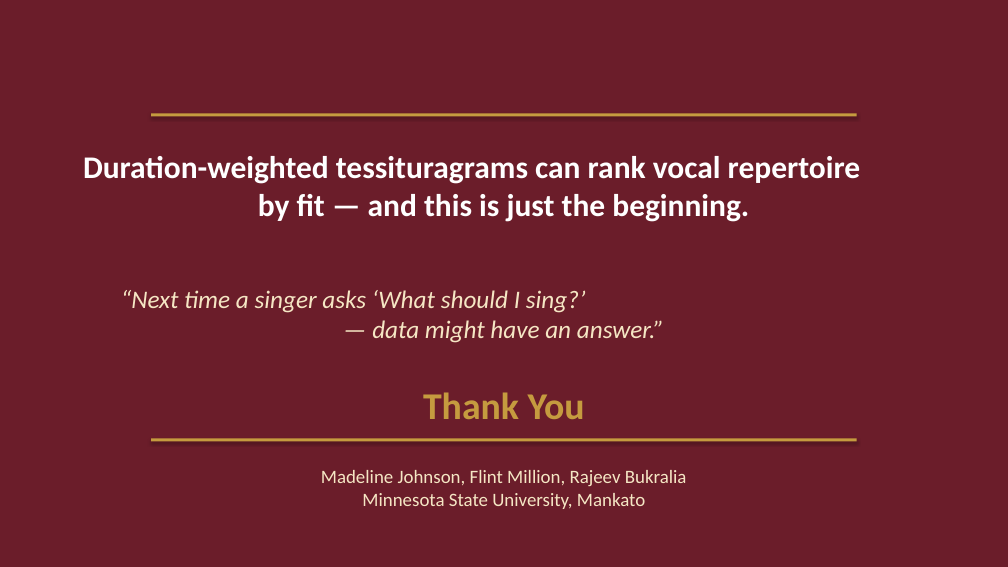
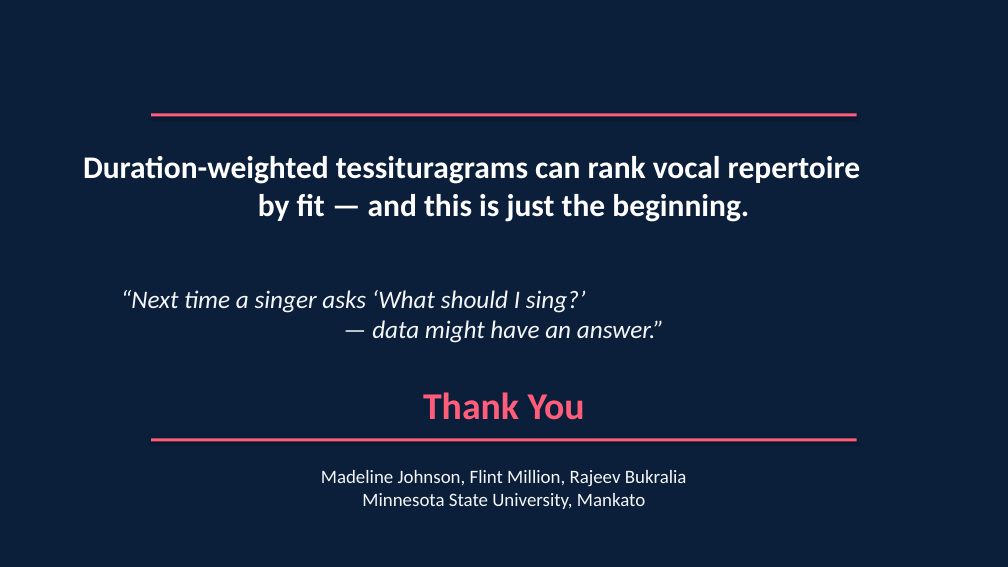
Before and after one commit to mad1rose/tessituragram_vocal_repertoire_recommendations, a slide deck: slide 16 of CADSCOM_PRESENTATION/CADSCOM_2026_Presentation.pptx. Drawn at 1008x567 pixels with LibreOffice and Linux fonts; fonts in the diff are those of the drawing. Boxes give left, top, right and bottom in pixels: in the first picture for what was removed or moved away, otherwise in the second. Text is boxed around its words. In the diff, an @@ line names an element or a change of style, - is before the commit and + after.

```diff
--- a/CADSCOM_PRESENTATION/CADSCOM_2026_Presentation.pptx
+++ b/CADSCOM_PRESENTATION/CADSCOM_2026_Presentation.pptx
@@ background #6B1D2A to #0B1F3B @@
@@ rectangle at (151, 113, 857, 116): fill #C59B3F to #FF5D7A @@
@@ text "“Next time a singer asks ..." at (121, 290, 664, 343): text colour #F5E6C4 to #F4F6F8 @@
@@ text "Thank You" at (423, 392, 585, 420): text colour #C59B3F to #FF5D7A @@
@@ rectangle at (151, 439, 857, 442): fill #C59B3F to #FF5D7A @@
@@ text "Madeline Johnson, Flint Million, Rajeev ..." at (321, 470, 687, 509): text colour #F5E6C4 to #F4F6F8 @@
```
Also in this commit, not shown: 12 other slides changed, 3 slides added, 3 slides removed, 4 other files.
